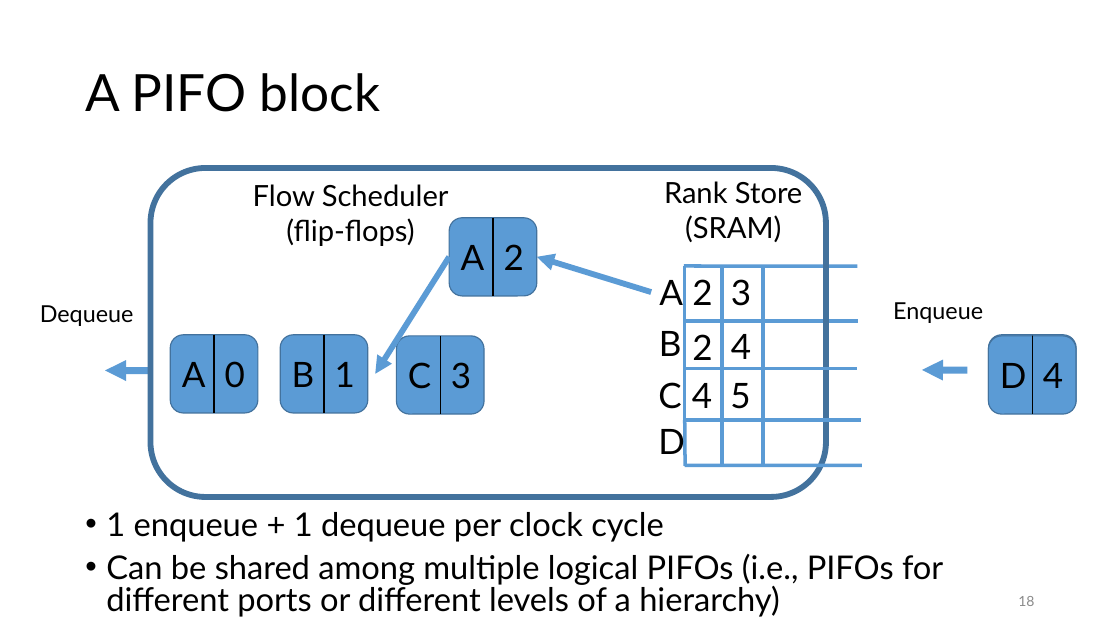
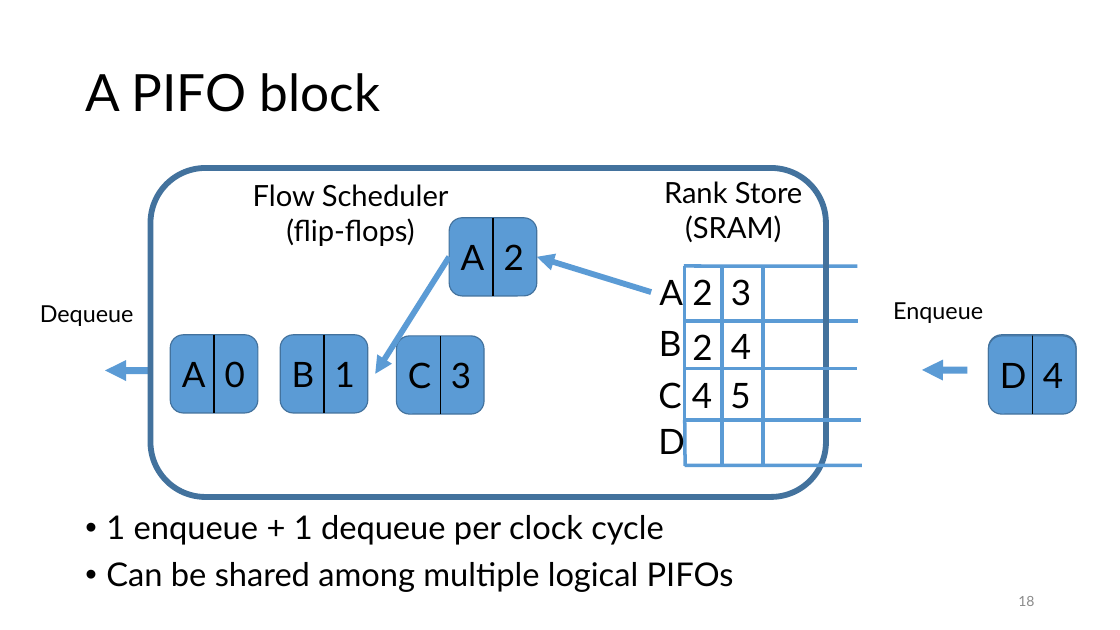
Before and after one commit to anirudhSK/pifo-domino-marple-ppts, a slide deck: slide 18 of pifo_sigcomm.pptx. Drawn at 1120x630 pixels with LibreOffice and Linux fonts; fonts in the diff are those of the drawing. Boxes give left, top, right and bottom in pixels: in the first picture for what was removed or moved away, otherwise in the second. Text is boxed around its words. In the diff, an @@ line names an element or a change of style, - is before the commit and + after.

```diff
--- a/pifo_sigcomm.pptx
+++ b/pifo_sigcomm.pptx
@@ text at box(106, 515, 664, 545): line spacing 0.8 to 0.9 @@
@@ text at box(106, 562, 734, 592): text changed @@
-• Can be shared among multiple logical PIFOs (i.e., PIFOs for different ports or different levels of a hierarchy)
+• Can be shared among multiple logical PIFOs
```
Also in this commit, not shown: 5 other slides changed.
